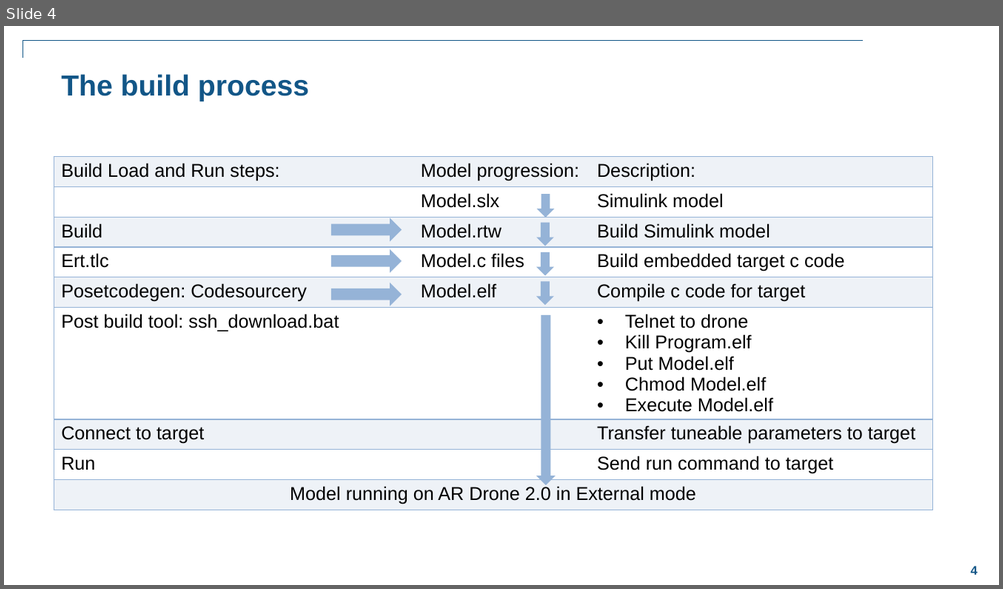
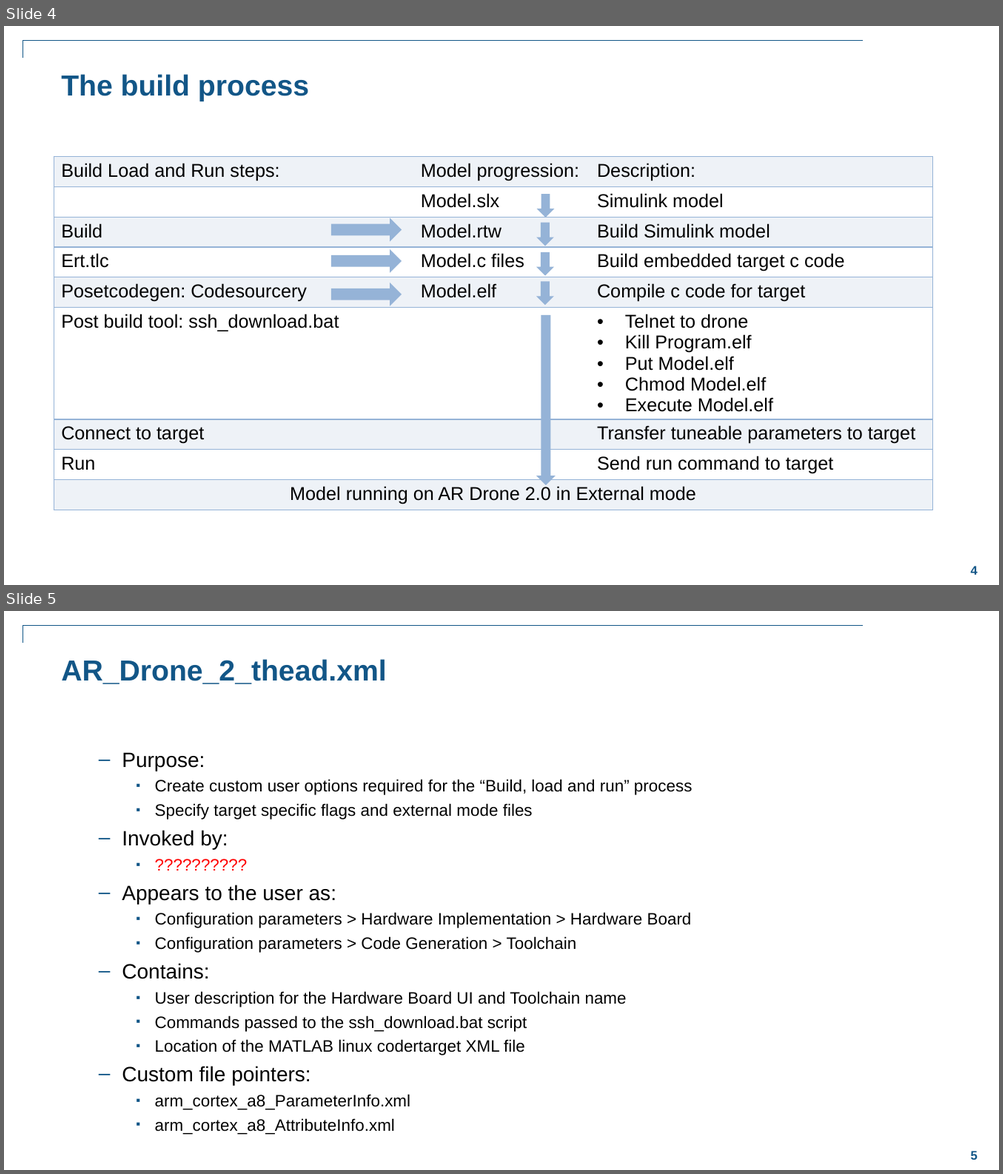
Before and after one commit to darenlee/SimulinkARDroneTarget, a slide deck: Docs/Generating code for the AR Drone 2.pptx. Shown one above the other, each under a label of ours: slide 4 before the commit, slides 4 and 5 after it. The pictures are 1003x589 and 1003x1174 pixels, drawn with LibreOffice and Linux fonts; fonts in the diff are those of the drawing; background and template pictures are left out. Boxes give left, top, right and bottom in pixels: in the first picture for what was removed or moved away, otherwise in the second. Text is boxed around its words. In the diff, an @@ line names an element or a change of style, - is before the commit and + after.

```diff
--- a/Docs/Generating code for the AR Drone 2.pptx
+++ b/Docs/Generating code for the AR Drone 2.pptx
@@ slide 5 added at box(4, 611, 999, 1170), background #FFFFFF; not listed: 2 template elements that a slide beside it also shows @@
@@ title added at box(61, 659, 386, 684), 28 pt, text #125687, bold @@
+AR_Drone_2_thead.xml
@@ text added at box(122, 752, 692, 1111), 16 pt, text #000000 @@
+  – Purpose:
+    ▪ Create custom user options required for the “Build, load and run” process
+    ▪ Specify target specific flags and external mode files
+  – Invoked by:
+    ▪ ??????????
+  – Appears to the user as:
+    ▪ Configuration parameters > Hardware Implementation > Hardware Board
+    ▪ Configuration parameters > Code Generation > Toolchain
+  – Contains:
+    ▪ User description for the Hardware Board UI and Toolchain name
+    ▪ Commands passed to the ssh_download.bat script
+    ▪ Location of the MATLAB linux codertarget XML file
+  – Custom file pointers:
+    ▪ arm_cortex_a8_ParameterInfo.xml
+    ▪ arm_cortex_a8_AttributeInfo.xml
```
Also in this commit, not shown: 2 other slides added, 19 other files.
